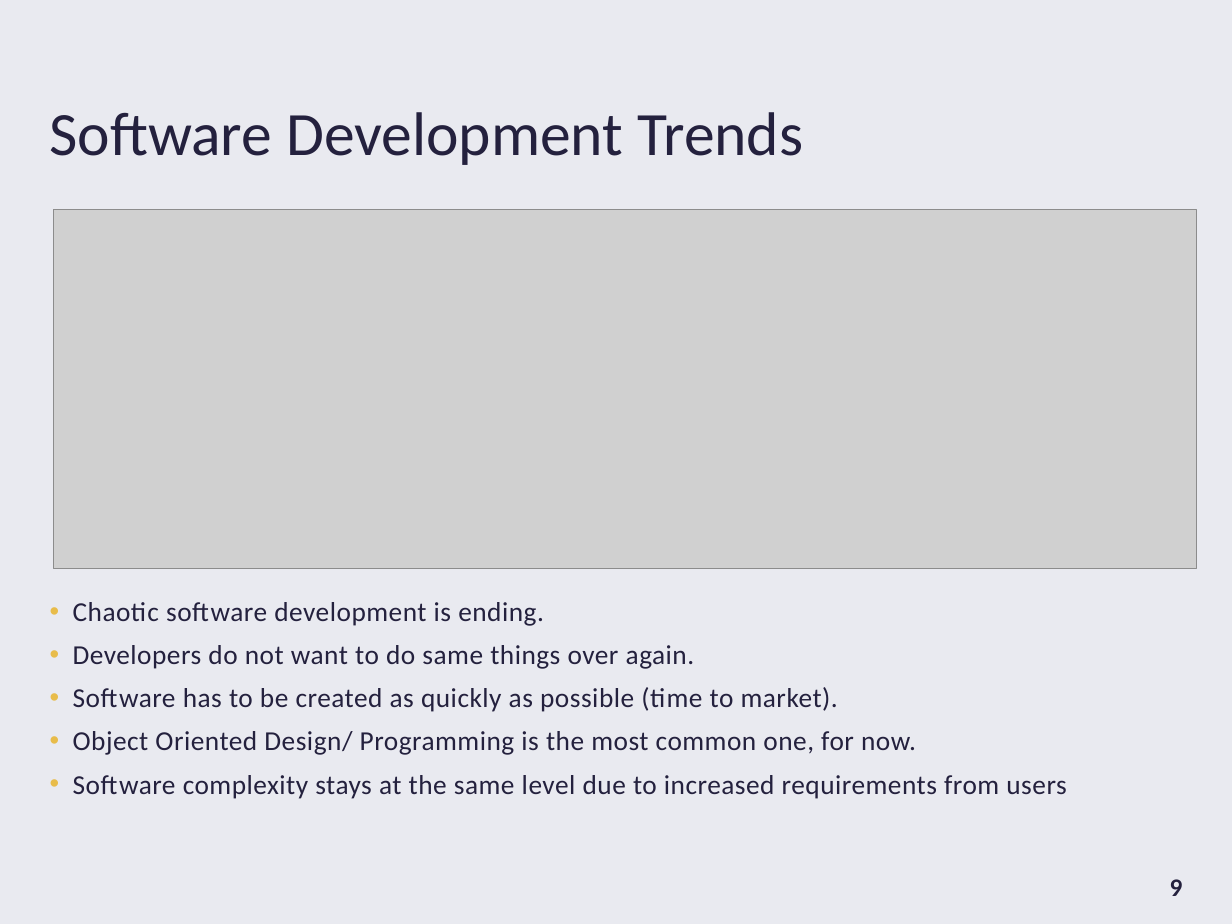
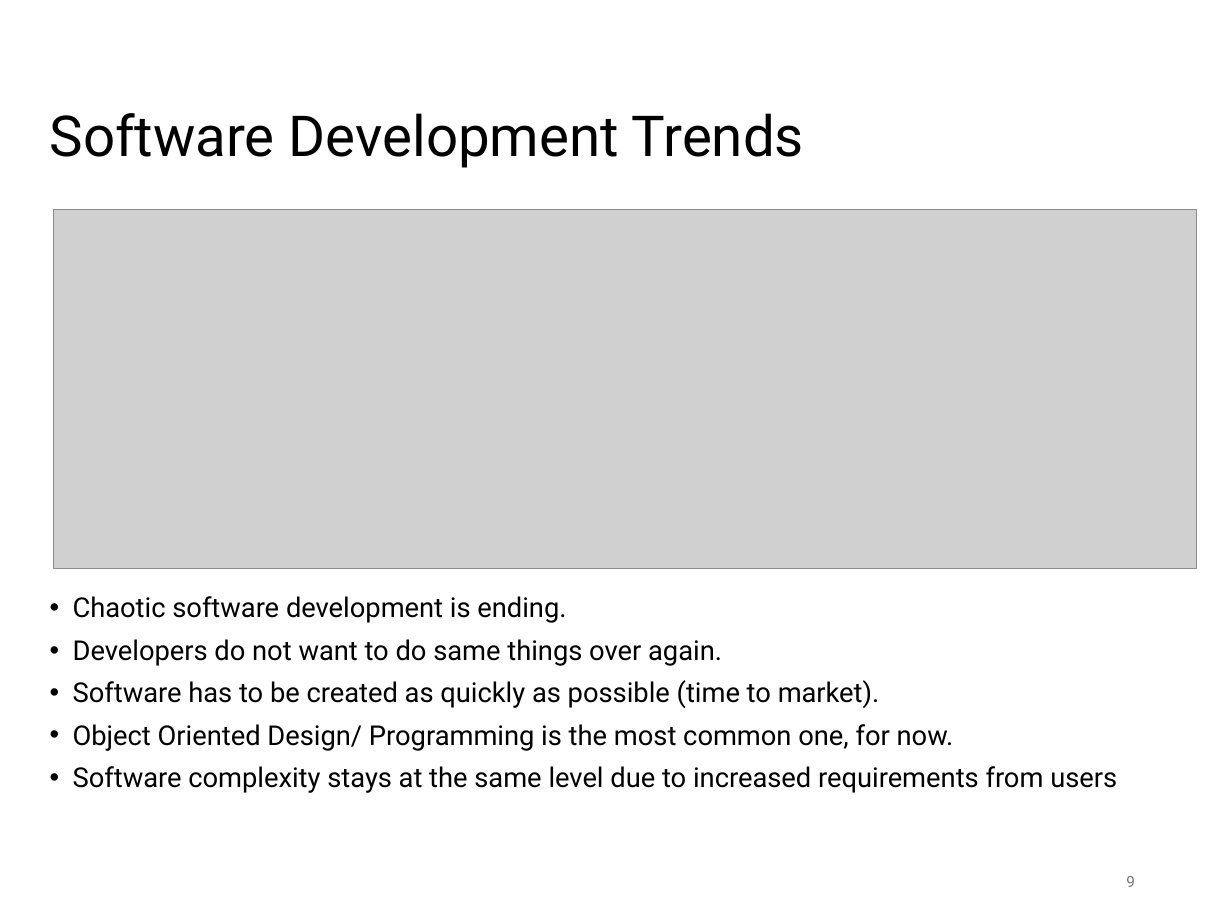
Before and after one commit to drme/cbse, a slide deck: slide 9 of slides/cbse-01.pptx. Drawn at 1232x924 pixels with LibreOffice and Linux fonts; fonts in the diff are those of the drawing; grey boxes stand for pictures. Boxes give left, top, right and bottom in pixels: in the first picture for what was removed or moved away, otherwise in the second. Text is boxed around its words. In the diff, an @@ line names an element or a change of style, - is before the commit and + after.

```diff
--- a/slides/cbse-01.pptx
+++ b/slides/cbse-01.pptx
@@ background #E9EAF0 to #FFFFFF @@
@@ title "Software Development Trends" at bbox=[50, 113, 804, 168]: size 36 to 33 pt, font Calibri to Roboto, text colour #24213E to #000000; line spacing 1 to 0.9; less space between paragraphs @@
@@ text "Chaotic software development is ending." at bbox=[73, 596, 1117, 793]: font Calibri to Roboto, text colour #24213E to #000000, letter spacing 0.3 to 0 pt; line spacing 1 to 0.9; more space between paragraphs @@
@@ page number: place and size @@
-page number at bbox=[1170, 879, 1183, 896]
+page number at bbox=[1126, 876, 1135, 887]
@@ page number at bbox=[1126, 876, 1135, 887]: size 14.8 to 9 pt, font Calibri to Roboto, text colour #24213E to #797979, bold off @@
```
Also in this commit, not shown: 22 other slides changed, 1 slide removed, 13 other files.
